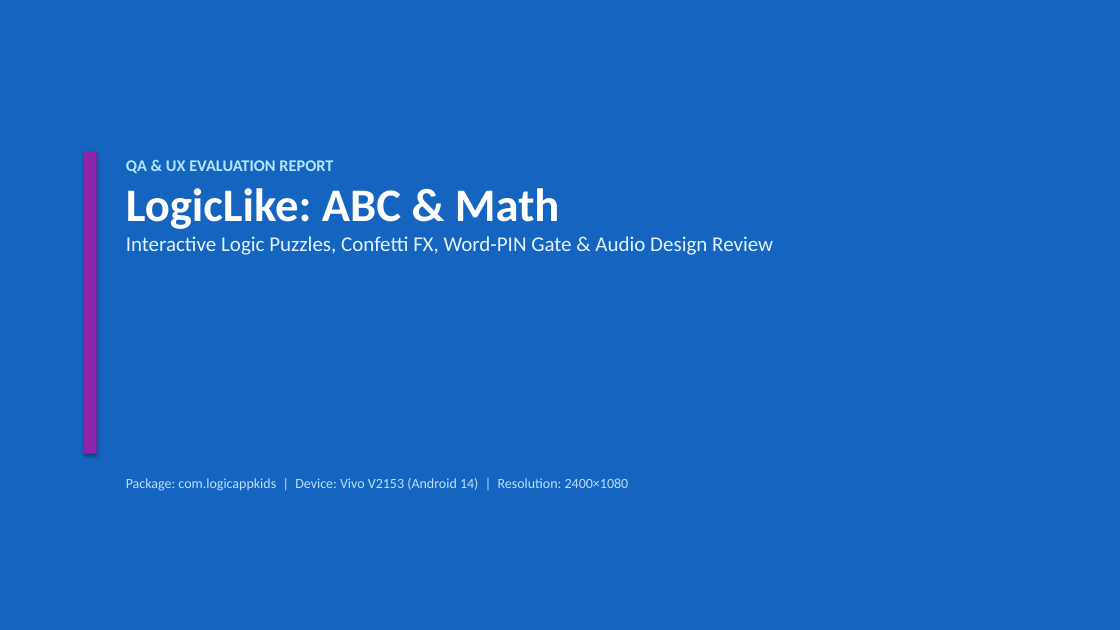
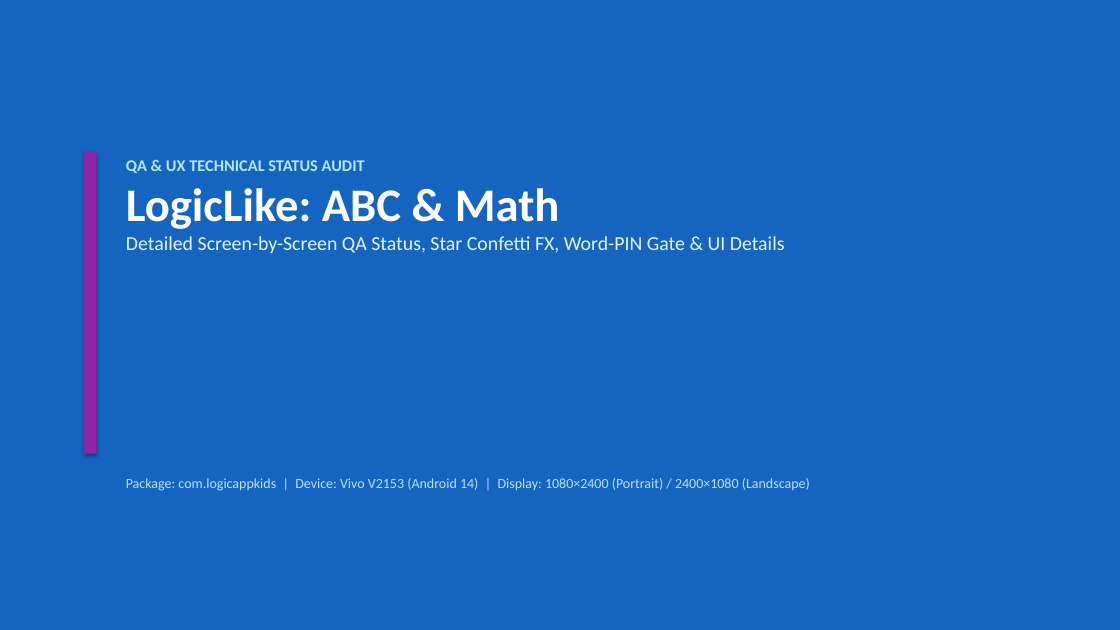
Before and after one commit to ananddub/game-qa-review-3g1j37, a slide deck: slide 1 of LogicLike_ABC_and_Math.pptx. Drawn at 1120x630 pixels with LibreOffice and Linux fonts; fonts in the diff are those of the drawing. Boxes give left, top, right and bottom in pixels: in the first picture for what was removed or moved away, otherwise in the second. Text is boxed around its words. In the diff, an @@ line names an element or a change of style, - is before the commit and + after.

Commit message:
Remove all suggestions/recommendations; update slides to focus purely on detailed screen statuses, UI elements, and technical parameters

```diff
--- a/LogicLike_ABC_and_Math.pptx
+++ b/LogicLike_ABC_and_Math.pptx
@@ text at (126, 160, 365, 173): text changed @@
-QA & UX EVALUATION REPORT
+QA & UX TECHNICAL STATUS AUDIT
@@ text at (126, 236, 785, 253): text changed; size 18 to 17 pt @@
-Interactive Logic Puzzles, Confetti FX, Word-PIN Gate & Audio Design Review
+Detailed Screen-by-Screen QA Status, Star Confetti FX, Word-PIN Gate & UI Details
@@ text at (126, 478, 810, 491): text changed @@
-Package: com.logicappkids | Device: Vivo V2153 (Android 14) | Resolution: 2400×1080
+Package: com.logicappkids | Device: Vivo V2153 (Android 14) | Display: 1080×2400 (Portrait) / 2400×1080 (Landscape)
```
Also in this commit, not shown: 1 other slide changed, 5 slides added, 6 slides removed, 2 other files.
